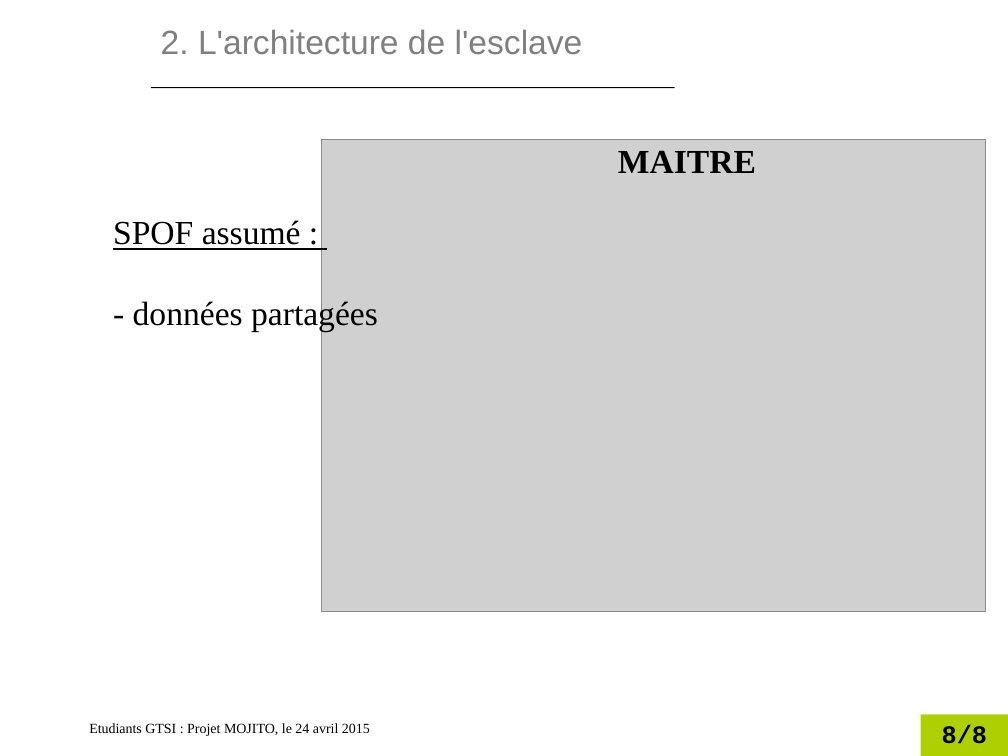
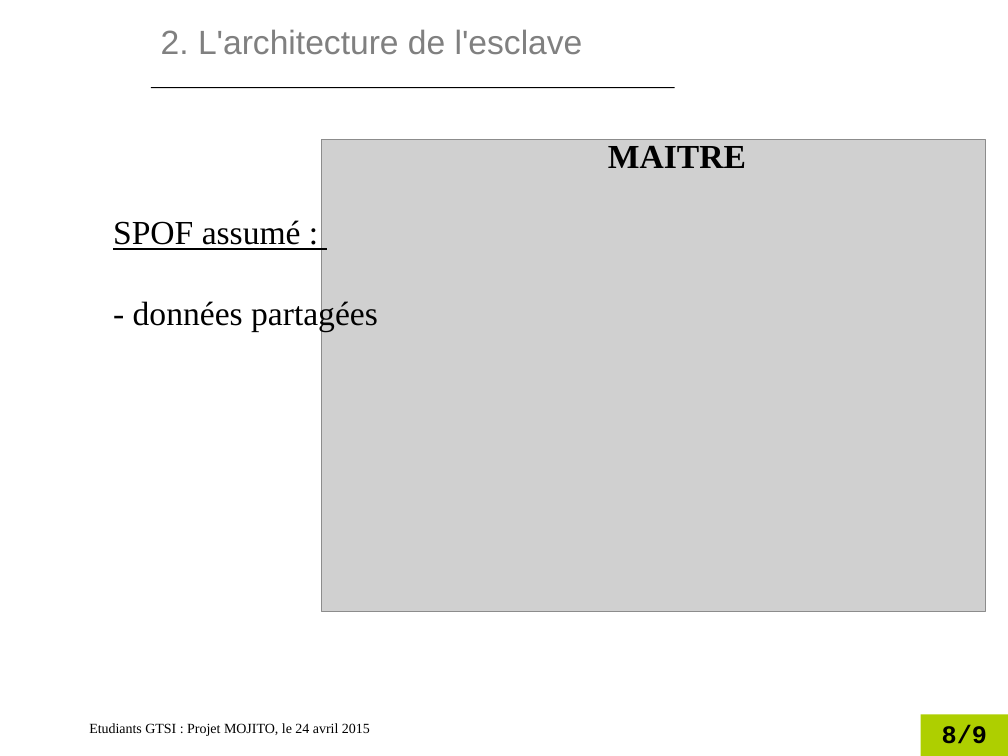
Before and after one commit to Nomelihp/Opium, a slide deck: slide 8 of doc/diaporama/Presentation_2404.odp. Drawn at 1008x756 pixels with LibreOffice and Linux fonts; fonts in the diff are those of the drawing; grey boxes stand for pictures; background and template pictures are left out. Boxes give left, top, right and bottom in pixels: in the first picture for what was removed or moved away, otherwise in the second. Text is boxed around its words. In the diff, an @@ line names an element or a change of style, - is before the commit and + after.

```diff
--- a/doc/diaporama/Presentation_2404.odp
+++ b/doc/diaporama/Presentation_2404.odp
@@ text "MAITRE": place and size @@
-text "MAITRE" at [618, 150, 756, 173]
+text "MAITRE" at [608, 145, 746, 168]
@@ page number at [942, 724, 987, 744]: text changed @@
-8/8
+8/9
```
Also in this commit, not shown: 1 slide added.
